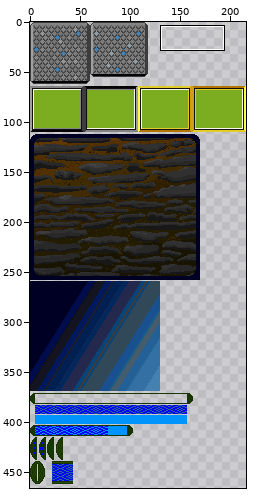
Edited in one commit: sprite sheet (art/ui_components.png). Above: a wide view before the commit, with the close-up outlined.
Close-up. Old version:
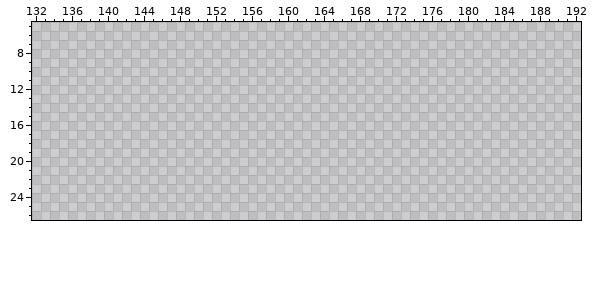
The file is 216x512 pixels. Colours within 5 levels of each other are drawn and written as one. Shown: x 132..192, y 5..26. The wide view leaves out empty margins.
The same view after the edit:
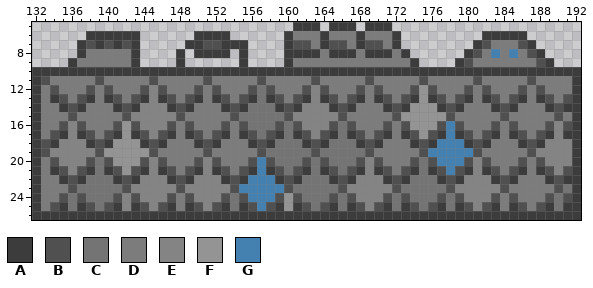
Palette (. is transparent): A #3c3c3c  B #505050  C #747474  D #7c7c7c  E #848484  F #949494  G #4480b0
The exact change:
y 5: x 161..163 ... -> AAA; x 165..167 ... -> AAA; x 169..171 ... -> AAA
y 6: x 138..143 ...... -> AAAAAA; x 150..153 .... -> AAAA; x 160..172 ............. -> ADDDADDDADDDA; x 182..186 ..... -> AAAAA
y 7: x 137..143 ....... -> ABABABA; x 149..155 ....... -> AABBAAA; x 160..172 ............. -> ABBDABBDABBDA; x 181..187 ....... -> ABDDDBA
y 8: x 137..143 ....... -> ADDDDDA; x 148 . -> A; x 150..153 .... -> AAAA; x 155 . -> A; x 160..173 .............. -> AAAADAAADAAADA; x 180..188 ......... -> ABDGDGDBA
y 9: x 136..143 ........ -> ADDDDDDA; x 148 . -> A; x 155 . -> A; x 160..174 ............... -> ADDDDDDDDDDDDDA; x 179..189 ........... -> ABDDDDDDDBA
y 10: x 132..192 ............................................................. -> AAAAAAAAAAAAAAAAAAAAAAAAAAAAAAAAAAAAAAAAAAAAAAAAAAAAAAAAAAAAA
y 11: x 132..192 ............................................................. -> ABDDDDDBDDDDDBDDDDDBDDDDDBDDDDDBDDDDDBDDDDDBDDDDDBDDDDDBDDDDA
y 12: x 132..192 ............................................................. -> ADBDDDBDBDDDBEBDDDBDBDDDBCBDDDBEBDDDBDBDDDBFBDDDBDBDDDBDBDDDA
y 13: x 132..192 ............................................................. -> ADABDBADABDBAEABDBADABDBACABDBAEABDBADABDBAFABDBADABDBADABDBA
y 14: x 132..192 ............................................................. -> ADDABADDDABAEEEABADDDABACCCABAEEEABADDDABAFFFABADDDABADDDABAA
y 15: x 132..192 ............................................................. -> ADDDBDDDDDBEEEEEBDDDDDBCCCCCBEEEEEBDDDDDBFFFFFBDDDDDBDDDDDBDA
y 16: x 132..192 ............................................................. -> ADDBEBDDDBFBEEEBDBDDDBDBCCCBCBEEEBCBDDDBDBFFFBGBDDDBDBDDDBEBA
y 17: x 132..192 ............................................................. -> ADBAEABDBAFABEBADABDBADABCBACABEBACABDBADABFBAGABDBADABDBAEAA
y 18: x 132..192 ............................................................. -> ABAEEEABAFFFABADDDABADDDABACCCABACCCABADDDABAGGGABADDDABAEEEA
y 19: x 132..192 ............................................................. -> ABEEEEEBFFFFFBDDDDDBDDDDDBCCCCCBCCCCCBDDDDDBGGGGGBDDDDDBEEEEA
y 20: x 132..192 ............................................................. -> ADBEEEBCBFFFBEBDDDBEBDDDBGBCCCBCBCCCBEBDDDBCBGGGBEBDDDBDBEEEA
y 21: x 132..192 ............................................................. -> ADABEBACABFBAEABDBAEABDBAGABCBACABCBAEABDBACABGBAEABDBADABEBA
y 22: x 132..192 ............................................................. -> ADDABACCCABAEEEABAEEEABAGGGABACCCABAEEEABACCCABAEEEABADDDABAA
y 23: x 132..192 ............................................................. -> ADDDBCCCCCBEEEEEBEEEEEBGGGGGBCCCCCBEEEEEBCCCCCBEEEEEBDDDDDBCA
y 24: x 132..192 ............................................................. -> ADDBCBCCCBEBEEEBDBEEEBCBGGGBFBCCCBCBEEEBCBCCCBCBEEEBDBDDDBCBA
y 25: x 132..192 ............................................................. -> ADBACABCBAEABEBADABEBACABGBAFABCBACABEBACABCBACABEBADABDBACAA
y 26: x 132..192 ............................................................. -> AAAAAAAAAAAAAAAAAAAAAAAAAAAAAAAAAAAAAAAAAAAAAAAAAAAAAAAAAAAAA
